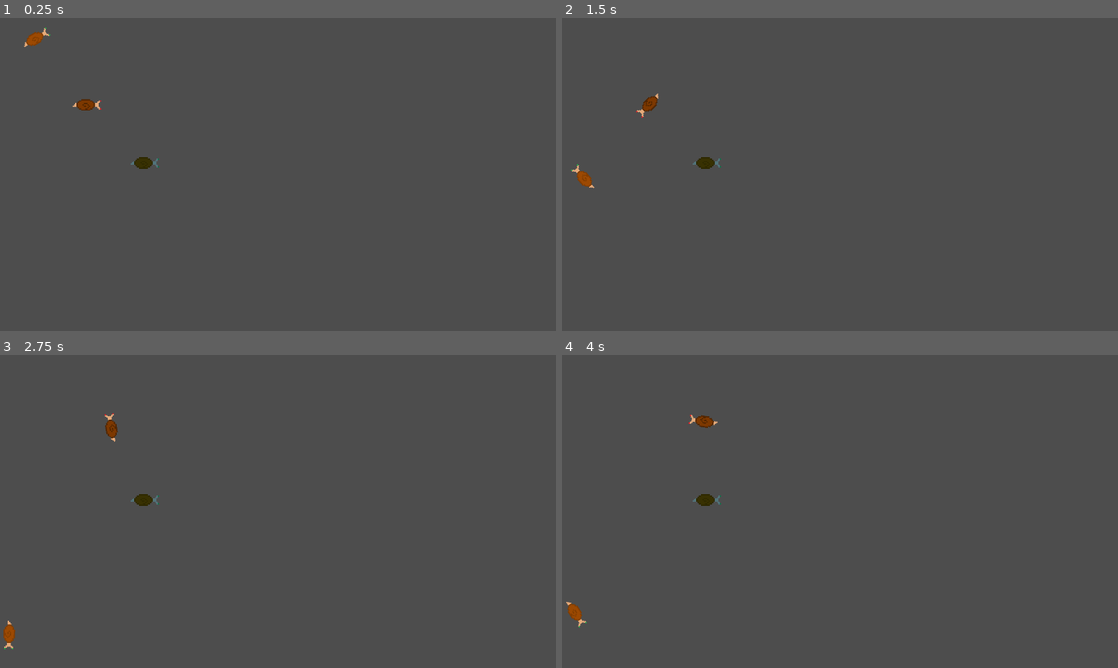
Above: before the commit, frames 1-4 (two rows, left to right).
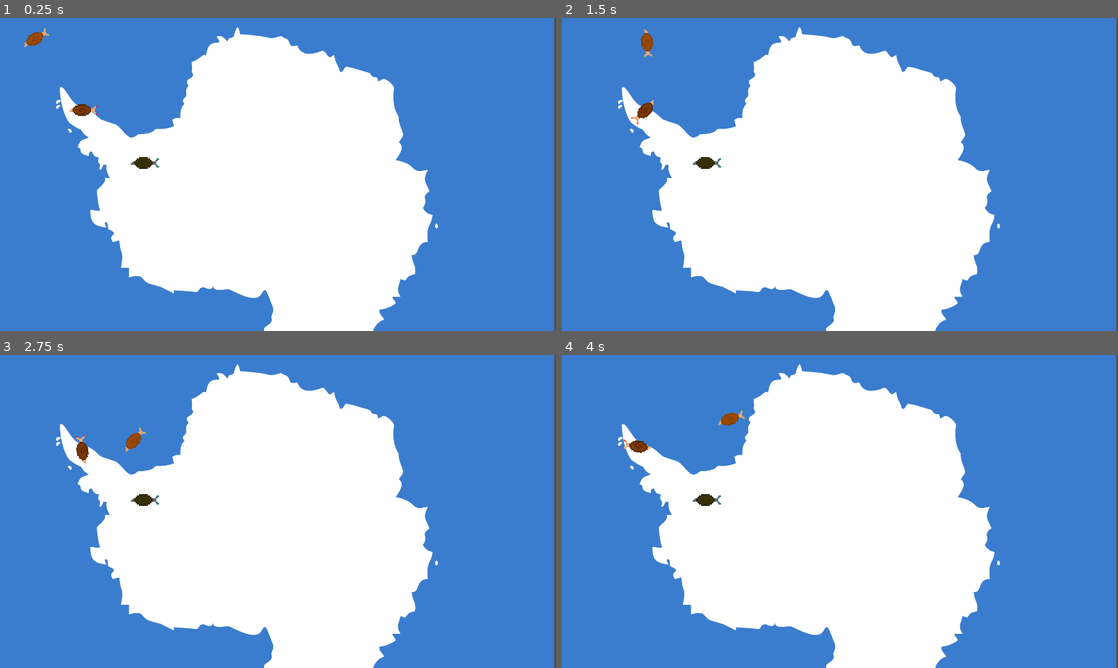
Above: after the commit, the same moments.

Repository: Travis16/Snails-on-ice
Game: Godot game, scene res://scenes/game.tscn
The game is run twice, just before and just after one commit, with the same random seed, the same clock (stepped at 60 frames per second) and the same inputs.
Inputs:
- Up to frame 1 (0.25 s): no input
- Up to frame 2 (1.5 s): hold Right (right1) 0.53-1.28 s; hold Down (down1) from 1.28 s (still down)
- Up to frame 3 (2.75 s): release Down (down1) at 2.03 s; hold Right (right1) from 2.03 s (still down)
- Up to frame 4 (4 s): release Right (right1) at 2.78 s; hold Up (up1) 2.78-3.53 s; hold Left (left1) from 3.53 s (still down)

The runs differ from the first frame. In frame 1, 100% of the frame differs, in the area x 0-100%, y 0-100%; in frame 2, 100%; in frame 3, 100%; in frame 4, 100%.

Commit message:
antarctica

Diff:
--- a/scenes/albaniaMan.tscn
+++ b/scenes/albaniaMan.tscn
@@ -9,8 +9,8 @@
 height = 62.0
 
 [node name="albaniaMan" type="CharacterBody2D"]
-collision_layer = 2
-collision_mask = 3
+collision_layer = 4
+collision_mask = 7
 script = ExtResource("1_mqfsn")
 
 [node name="red" type="TextureRect" parent="."]
--- a/scenes/game.tscn
+++ b/scenes/game.tscn
@@ -1,6 +1,7 @@
-[gd_scene load_steps=3 format=3 uid="uid://mn4te3wtsa2j"]
+[gd_scene load_steps=4 format=3 uid="uid://mn4te3wtsa2j"]
 
 [ext_resource type="Script" path="res://scripts/gameRunner.gd" id="1_f1t1x"]
+[ext_resource type="Texture2D" uid="uid://b0c3pghgyucnd" path="res://assets/aq.png" id="2_0taa4"]
 
 [sub_resource type="WorldBoundaryShape2D" id="WorldBoundaryShape2D_uw3hp"]
 
@@ -32,4 +33,20 @@
 rotation = -1.5708
 shape = SubResource("WorldBoundaryShape2D_uw3hp")
 
+[node name="TextureRect" type="TextureRect" parent="."]
+offset_left = -123.0
+offset_top = -102.0
+offset_right = 3514.0
+offset_bottom = 2323.0
+scale = Vector2(0.559999, 0.559999)
+texture = ExtResource("2_0taa4")
+
+[node name="antarctica" type="StaticBody2D" parent="."]
+position = Vector2(236, 185)
+scale = Vector2(0.8, 0.8)
+collision_mask = 7
+
+[node name="CollisionPolygon2D2" type="CollisionPolygon2D" parent="antarctica"]
+polygon = PackedVector2Array(43, 223, 204, 436, 161, 638, 312, 857, 483, 924, 896, 944, 900, 1164, 1191, 1153, 1459, 881, 1538, 457, 1428, 368, 1399, 49, 1106, -80, 730, -153, 609, -80, 550, 3, 522, 215, 268, 275, -36, 56, -76, 266, -273, 124, -168, -10, 288, 181, 479, 96, 518, -207, 810, -206, 1051, -166, 1407, -126, 1521, 79, 1553, 322, 1561, 467, 1569, 630, 1569, 929, 1553, 1016, 1309, 1106, 1188, 1217, 834, 1219, 782, 1024, 432, 1024, 250, 919, 27, 695, 9, 339, -26, 192, 40, 211)
+
 [connection signal="timeout" from="Timer" to="." method="_on_timer_timeout"]
--- a/scenes/playerChar.tscn
+++ b/scenes/playerChar.tscn
@@ -10,7 +10,7 @@
 
 [node name="playerChar" type="CharacterBody2D"]
 collision_layer = 2
-collision_mask = 3
+collision_mask = 7
 script = ExtResource("1_q1p7e")
 
 [node name="red" type="TextureRect" parent="."]
